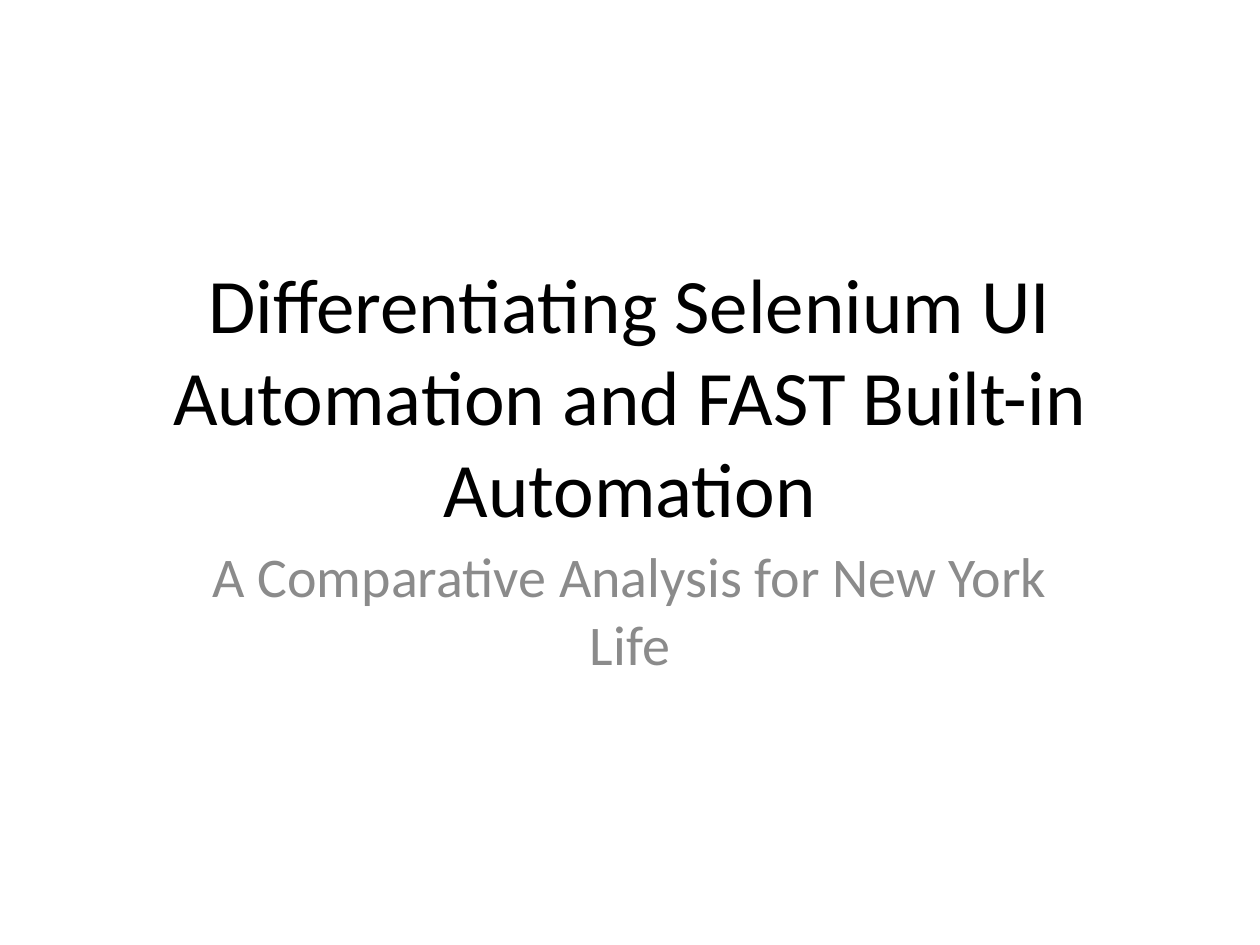
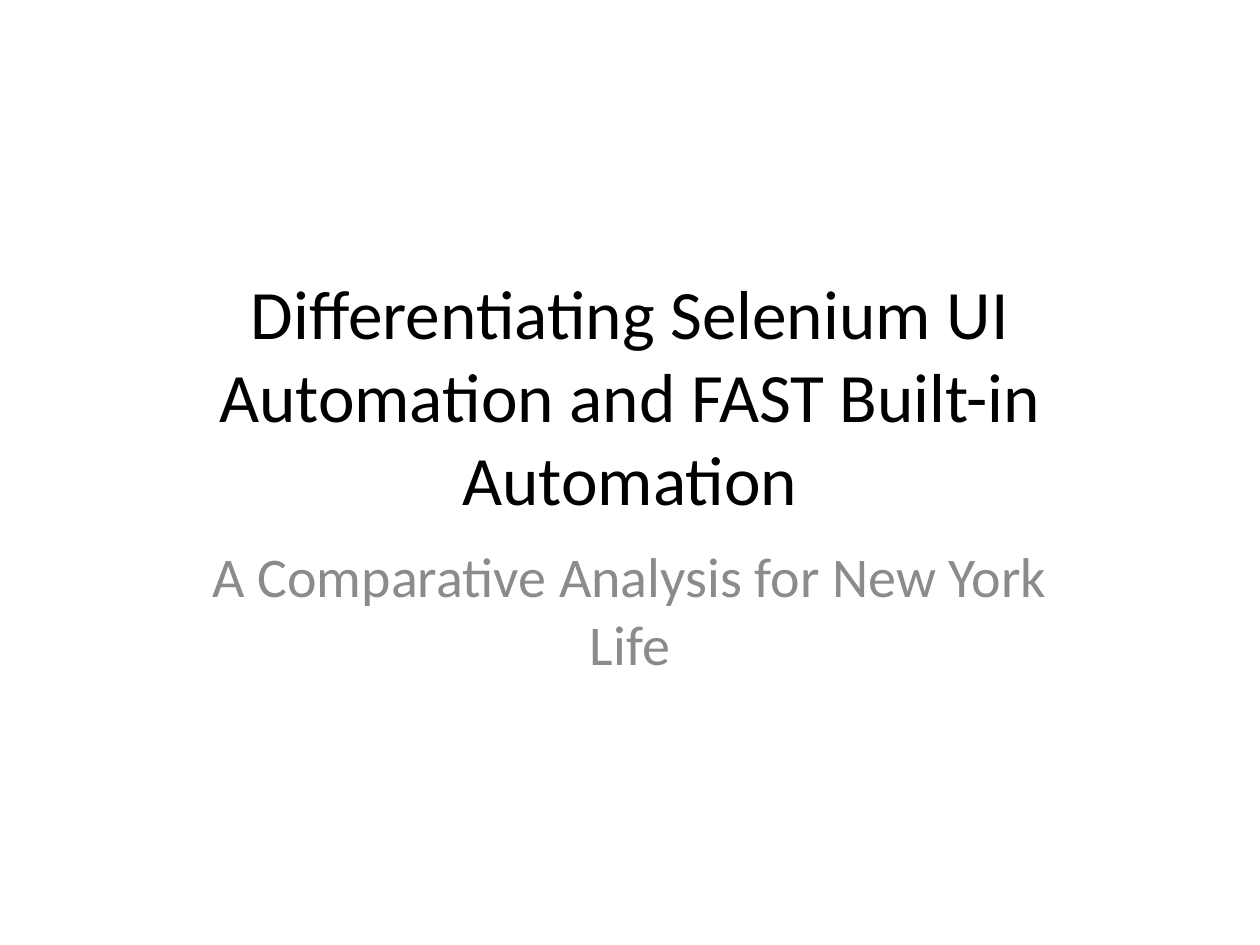
Before and after one commit to leelasan/Automation, a slide deck: slide 1 of Selenium_vs_FAST_Automation.pptx. Drawn at 1260x945 pixels with LibreOffice and Linux fonts; fonts in the diff are those of the drawing. Boxes give left, top, right and bottom in pixels: in the first picture for what was removed or moved away, otherwise in the second. Text is boxed around its words. In the diff, an @@ line names an element or a change of style, - is before the commit and + after.

```diff
--- a/Selenium_vs_FAST_Automation.pptx
+++ b/Selenium_vs_FAST_Automation.pptx
@@ title "Differentiating Selenium UI Automation and ..." at (x1=219, y1=291, x2=1040, y2=506): size 44 to 39.6 pt @@
```
Also in this commit, not shown: 8 other slides changed, 2 slides added, 2 other files.
